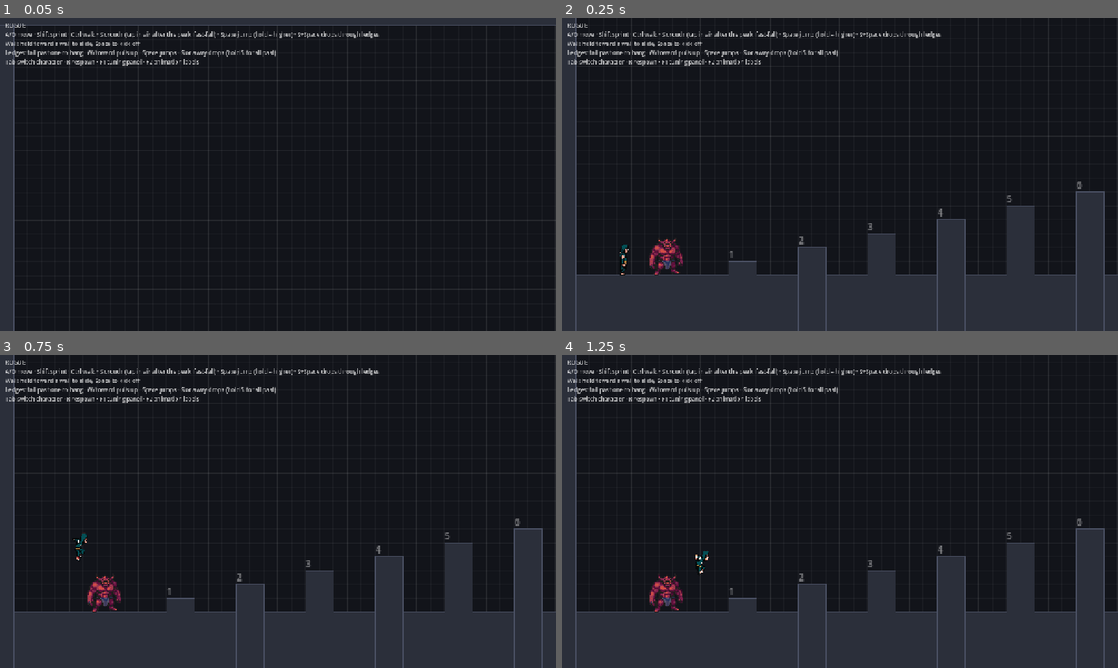
Above: before the commit, frames 1-4 (two rows, left to right).
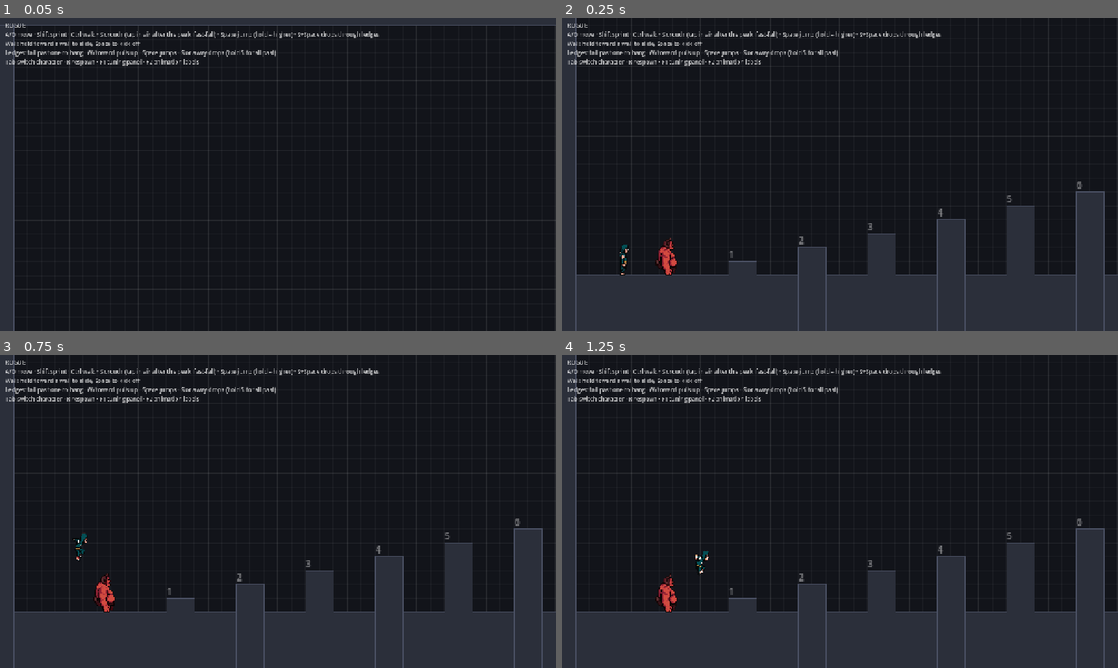
Above: after the commit, the same moments.

Repository: adoliner1/genesis
Game: Godot game, scene res://main.tscn
Two runs of this game, one before a commit and one after it. Both use one fixed random seed, a clock stepped at 60 frames per second and the inputs below.
Inputs:
- Up to frame 1 (0.05 s): no input
- Up to frame 2 (0.25 s): no input
- Up to frame 3 (0.75 s): hold D (move_right) from 0.53 s (still down); hold Space (jump) from 0.53 s (still down)
- Up to frame 4 (1.25 s): keep holding D (move_right); keep holding Space (jump)

Frame 1 is identical in both runs. In frame 2, 0.4% of the frame differs, in the area x 15-22%, y 70-83%; in frame 3, 0.4%, in the area x 15-22%, y 69-83%; in frame 4, 0.4%.

Commit message:
Animated side-view Ogre from PixelLab
Idle, run, crawl, crouch, jump_squat, rise, fall and land, imported with
tools/import_pixellab.sh; replaces the front-facing concept sprite.

Co-Authored-By: Claude Opus 5.5 <noreply@anthropic.com>
Claude-Session: https://claude.ai/code/session_012iuAtzQv4HVByNRSbEN9YS

Diff:
--- /dev/null
+++ b/art/characters/ogre/animations.json
@@ -0,0 +1,10 @@
+{
+	"idle": { "src": "idle", "fps": 4 },
+	"run": { "src": "run", "fps": 10 },
+	"crawl": { "src": "crawl", "fps": 8 },
+	"crouch": { "src": "crouch", "frames": [2, 3, 4], "fps": 14, "loop": false },
+	"jump_squat": { "src": "jump", "frames": [1, 2], "fps": 20, "loop": false },
+	"rise": { "src": "jump", "frames": [3, 4], "fps": 8, "loop": false },
+	"fall": { "src": "jump", "frames": [5], "fps": 10, "loop": false },
+	"land": { "src": "jump", "frames": [7, 8], "fps": 14, "loop": false }
+}
--- /dev/null
+++ b/art/characters/ogre/ogre_frames.tres
@@ -0,0 +1,149 @@
+[gd_resource type="SpriteFrames" format=3]
+
+[ext_resource type="Texture2D" path="res://art/characters/ogre/crawl_0.png" id="1_e7wdn"]
+[ext_resource type="Texture2D" path="res://art/characters/ogre/crawl_1.png" id="2_3841p"]
+[ext_resource type="Texture2D" path="res://art/characters/ogre/crawl_2.png" id="3_aw5uj"]
+[ext_resource type="Texture2D" path="res://art/characters/ogre/crawl_3.png" id="4_8rl3n"]
+[ext_resource type="Texture2D" path="res://art/characters/ogre/crawl_4.png" id="5_sgsyx"]
+[ext_resource type="Texture2D" path="res://art/characters/ogre/crawl_5.png" id="6_ssfwy"]
+[ext_resource type="Texture2D" path="res://art/characters/ogre/crouch_0.png" id="7_x06kt"]
+[ext_resource type="Texture2D" path="res://art/characters/ogre/crouch_1.png" id="8_fynix"]
+[ext_resource type="Texture2D" path="res://art/characters/ogre/crouch_2.png" id="9_oxq3o"]
+[ext_resource type="Texture2D" path="res://art/characters/ogre/fall_0.png" id="10_qry05"]
+[ext_resource type="Texture2D" path="res://art/characters/ogre/idle_0.png" id="11_vum5m"]
+[ext_resource type="Texture2D" path="res://art/characters/ogre/idle_1.png" id="12_eawru"]
+[ext_resource type="Texture2D" path="res://art/characters/ogre/idle_2.png" id="13_y2r6e"]
+[ext_resource type="Texture2D" path="res://art/characters/ogre/idle_3.png" id="14_wwu4o"]
+[ext_resource type="Texture2D" path="res://art/characters/ogre/jump_squat_0.png" id="15_08s6b"]
+[ext_resource type="Texture2D" path="res://art/characters/ogre/jump_squat_1.png" id="16_br2sa"]
+[ext_resource type="Texture2D" path="res://art/characters/ogre/land_0.png" id="17_7262a"]
+[ext_resource type="Texture2D" path="res://art/characters/ogre/land_1.png" id="18_bj5jr"]
+[ext_resource type="Texture2D" path="res://art/characters/ogre/rise_0.png" id="19_p6w6y"]
+[ext_resource type="Texture2D" path="res://art/characters/ogre/rise_1.png" id="20_wipln"]
+[ext_resource type="Texture2D" path="res://art/characters/ogre/run_0.png" id="21_c30h1"]
+[ext_resource type="Texture2D" path="res://art/characters/ogre/run_1.png" id="22_3s6cn"]
+[ext_resource type="Texture2D" path="res://art/characters/ogre/run_2.png" id="23_vj12w"]
+[ext_resource type="Texture2D" path="res://art/characters/ogre/run_3.png" id="24_qwtgu"]
+[ext_resource type="Texture2D" path="res://art/characters/ogre/run_4.png" id="25_gd23b"]
+[ext_resource type="Texture2D" path="res://art/characters/ogre/run_5.png" id="26_kcj8f"]
+
+[resource]
+animations = [{
+"frames": [{
+"duration": 1.0,
+"texture": ExtResource("1_e7wdn")
+}, {
+"duration": 1.0,
+"texture": ExtResource("2_3841p")
+}, {
+"duration": 1.0,
+"texture": ExtResource("3_aw5uj")
+}, {
+"duration": 1.0,
+"texture": ExtResource("4_8rl3n")
+}, {
+"duration": 1.0,
+"texture": ExtResource("5_sgsyx")
+}, {
+"duration": 1.0,
+"texture": ExtResource("6_ssfwy")
+}],
+"loop": 1,
+"name": &"crawl",
+"speed": 8.0
+}, {
+"frames": [{
+"duration": 1.0,
+"texture": ExtResource("7_x06kt")
+}, {
+"duration": 1.0,
+"texture": ExtResource("8_fynix")
+}, {
+"duration": 1.0,
+"texture": ExtResource("9_oxq3o")
+}],
+"loop": 0,
+"name": &"crouch",
+"speed": 14.0
+}, {
+"frames": [{
+"duration": 1.0,
+"texture": ExtResource("10_qry05")
+}],
+"loop": 0,
+"name": &"fall",
+"speed": 10.0
+}, {
+"frames": [{
+"duration": 1.0,
+"texture": ExtResource("11_vum5m")
+}, {
+"duration": 1.0,
+"texture": ExtResource("12_eawru")
+}, {
+"duration": 1.0,
+"texture": ExtResource("13_y2r6e")
+}, {
+"duration": 1.0,
+"texture": ExtResource("14_wwu4o")
+}],
+"loop": 1,
+"name": &"idle",
+"speed": 4.0
+}, {
+"frames": [{
+"duration": 1.0,
+"texture": ExtResource("15_08s6b")
+}, {
+"duration": 1.0,
+"texture": ExtResource("16_br2sa")
+}],
+"loop": 0,
+"name": &"jump_squat",
+"speed": 20.0
+}, {
+"frames": [{
+"duration": 1.0,
+"texture": ExtResource("17_7262a")
+}, {
+"duration": 1.0,
+"texture": ExtResource("18_bj5jr")
+}],
+"loop": 0,
+"name": &"land",
+"speed": 14.0
+}, {
+"frames": [{
+"duration": 1.0,
+"texture": ExtResource("19_p6w6y")
+}, {
+"duration": 1.0,
+"texture": ExtResource("20_wipln")
+}],
+"loop": 0,
+"name": &"rise",
+"speed": 8.0
+}, {
+"frames": [{
+"duration": 1.0,
+"texture": ExtResource("21_c30h1")
+}, {
+"duration": 1.0,
+"texture": ExtResource("22_3s6cn")
+}, {
+"duration": 1.0,
+"texture": ExtResource("23_vj12w")
+}, {
+"duration": 1.0,
+"texture": ExtResource("24_qwtgu")
+}, {
+"duration": 1.0,
+"texture": ExtResource("25_gd23b")
+}, {
+"duration": 1.0,
+"texture": ExtResource("26_kcj8f")
+}],
+"loop": 1,
+"name": &"run",
+"speed": 10.0
+}]
--- a/art/characters/ogre_frames.tres
+++ /dev/null
@@ -1,14 +0,0 @@
-[gd_resource type="SpriteFrames" load_steps=2 format=3]
-
-[ext_resource type="Texture2D" path="res://art/characters/ogre.png" id="1"]
-
-[resource]
-animations = [{
-"frames": [{
-"duration": 1.0,
-"texture": ExtResource("1")
-}],
-"loop": true,
-"name": &"idle",
-"speed": 5.0
-}]
--- a/characters/ogre.tres
+++ b/characters/ogre.tres
@@ -1,7 +1,7 @@
-[gd_resource type="Resource" script_class="MovementStats" load_steps=3 format=3]
+[gd_resource type="Resource" script_class="MovementStats" format=3]
 
 [ext_resource type="Script" path="res://game/movement_stats.gd" id="1"]
-[ext_resource type="SpriteFrames" path="res://art/characters/ogre_frames.tres" id="2"]
+[ext_resource type="SpriteFrames" path="res://art/characters/ogre/ogre_frames.tres" id="2_rah7p"]
 
 [resource]
 script = ExtResource("1")
@@ -28,10 +28,8 @@
 apex_gravity_mult = 0.9
 max_fall_speed = 28.0
 fast_fall_speed = 34.0
-air_jumps = 0
 jump_squat = 0.1
 coyote_time = 0.08
-jump_buffer = 0.12
 weight = 2.5
 hard_landing_speed = 24.0
 landing_stagger = 0.25
@@ -43,14 +41,12 @@
 wall_coyote_time = 0.05
 climb_speed = 3.0
 climb_step_time = 0.4
-climb_rest = 0.35
 climb_down_speed = 3.5
-can_ledge_grab = true
 ledge_grab_reach = 0.6
 ledge_climb_time = 0.45
 ledge_jump_height = 1.8
-sprite_frames = ExtResource("2")
-sprite_offset = Vector2(0, 2)
+sprite_frames = ExtResource("2_rah7p")
+sprite_offset = Vector2(1, 13)
 waddle = 0.12
 bob = 2.5
 lean = 0.0
Binary file removed: art/characters/ogre.png
Binary file added: art/characters/ogre/crawl_0.png
Not shown, added: art/characters/ogre/crawl_0.png.import
Binary file added: art/characters/ogre/crawl_1.png
Not shown, added: art/characters/ogre/crawl_1.png.import
Binary file added: art/characters/ogre/crawl_2.png
Not shown, added: art/characters/ogre/crawl_2.png.import
Binary file added: art/characters/ogre/crawl_3.png
Not shown, added: art/characters/ogre/crawl_3.png.import
Binary file added: art/characters/ogre/crawl_4.png
Not shown, added: art/characters/ogre/crawl_4.png.import
Binary file added: art/characters/ogre/crawl_5.png
(and 42 more such lines)
